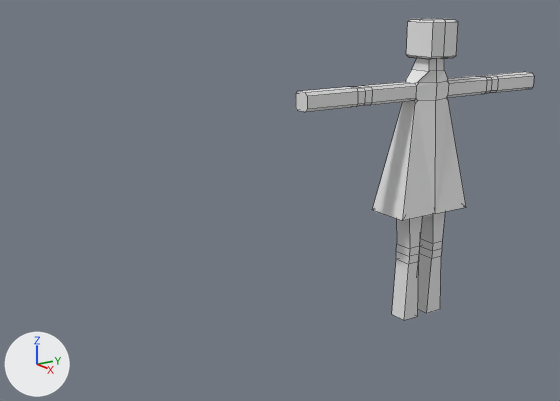
A saved change to the Blender file Models/LookBox.blend.
One viewpoint serves both versions: a 50 mm camera at (9.32, -9.1, 5.54) aimed at (-0.42, -2.63, 2.36). Arrows for +X, +Y and +Z are at lower left; the lights stay in place. Mesh edges are drawn as thin lines.
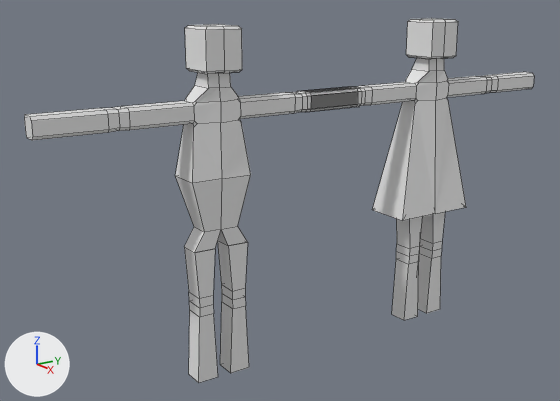
The edits, one by one:
Mesh me_cube_003 is new.
It has 110 vertices, 98 faces and spans x -0.32..0.32, y -2.51..0.0, z 0.0..5.07.
Object 'Cube.002' (ob_cube_002) is new; it shows me_cube_003.
Its location is (0.0, -4.0, 0.0).
It gains a MIRROR modifier named 'Mirror'.
Modifier setting: use_axis = (False, True, False).
Modifier setting: use_clip = True.

Pixel boxes [x1, y1, x2, y2] of what changed, in the pictures (560 x 401 px):
'Cube.002', added
    after: [24, 24, 362, 383]
